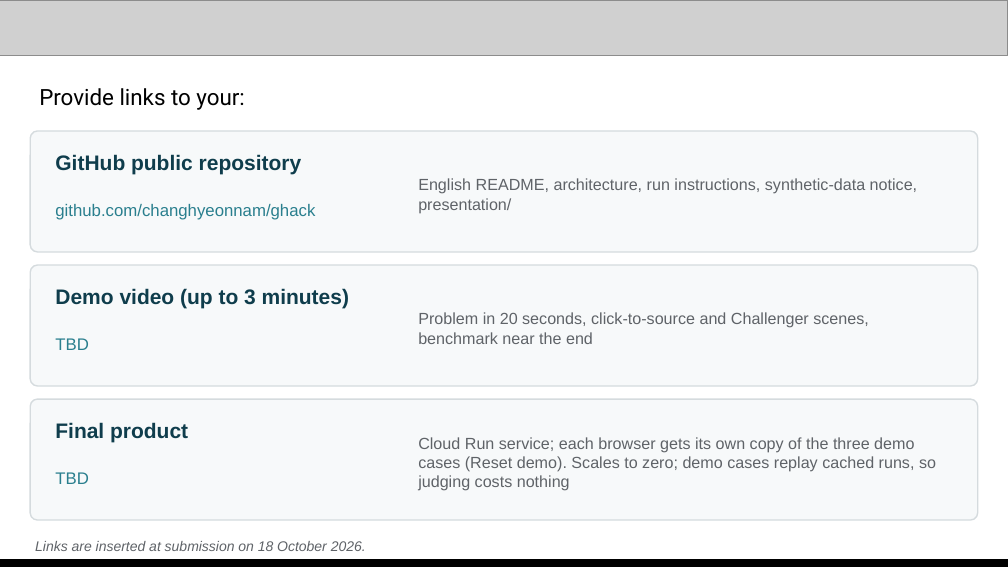
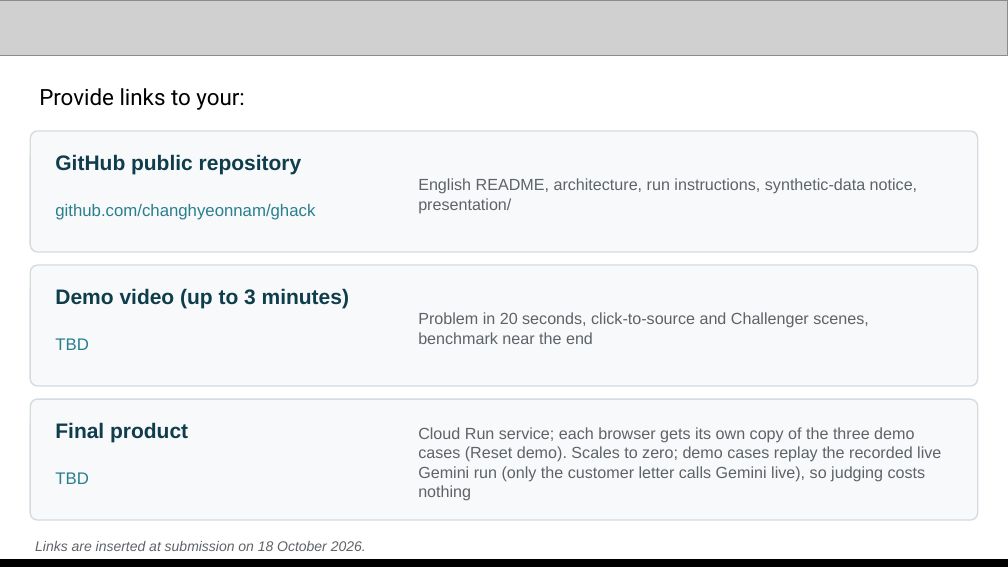
Before and after one commit to changhyeonnam/ghack, a slide deck: slide 14 of presentation/LedgerLens_AI_Builder_Cup_Submission.pptx. Drawn at 1008x567 pixels with LibreOffice and Linux fonts; fonts in the diff are those of the drawing; grey boxes stand for pictures. Boxes give left, top, right and bottom in pixels: in the first picture for what was removed or moved away, otherwise in the second. Text is boxed around its words. In the diff, an @@ line names an element or a change of style, - is before the commit and + after.

```diff
--- a/presentation/LedgerLens_AI_Builder_Cup_Submission.pptx
+++ b/presentation/LedgerLens_AI_Builder_Cup_Submission.pptx
@@ text at (418, 427, 941, 501): text changed @@
-Cloud Run service; each browser gets its own copy of the three demo cases (Reset demo). Scales to zero; demo cases replay cached runs, so judging costs nothing
+Cloud Run service; each browser gets its own copy of the three demo cases (Reset demo). Scales to zero; demo cases replay the recorded live Gemini run (only the customer letter calls Gemini live), so judging costs nothing
```
Also in this commit, not shown: 3 other slides changed, 6 other files.
